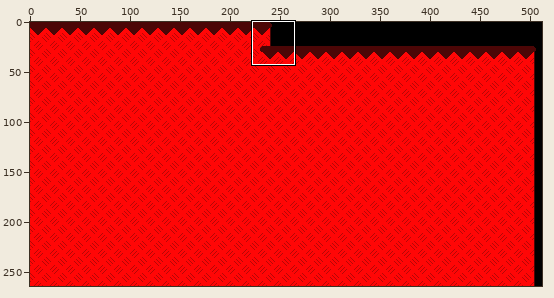
Edited in one commit: sprite sheet (assets/images/Level-1/Main-1/Main/Level-1-Main-1-Main-1.png). The picture above shows the old version from afar; the outline marks the close-up.
Close-up. As it was:
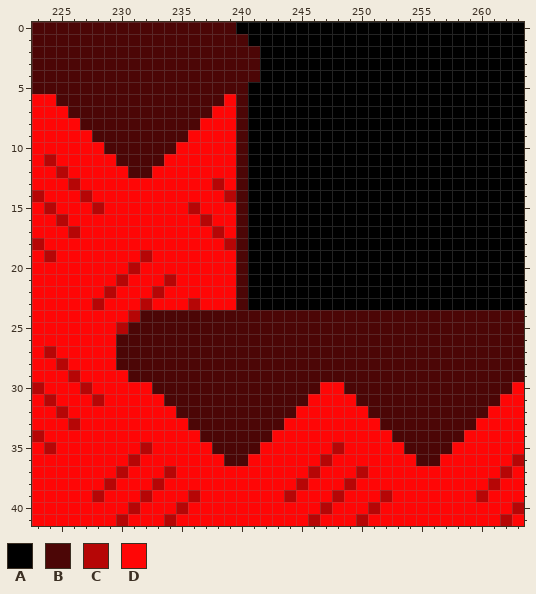
The file is 512x264 pixels. Shown: x 223..263, y 0..41.
Palette (. is transparent): A #000000  B #4c0606  C #b60606  D #ff0606
Pixels before, first column x 223:
 0 BBBBBBBBBBBBBBBBBAAAAAAAAAAAAAAAAAAAAAAAA
 1 BBBBBBBBBBBBBBBBBBAAAAAAAAAAAAAAAAAAAAAAA
 2 BBBBBBBBBBBBBBBBBBBAAAAAAAAAAAAAAAAAAAAAA
 3 BBBBBBBBBBBBBBBBBBBAAAAAAAAAAAAAAAAAAAAAA
 4 BBBBBBBBBBBBBBBBBBBAAAAAAAAAAAAAAAAAAAAAA
 5 BBBBBBBBBBBBBBBBBBAAAAAAAAAAAAAAAAAAAAAAA
 6 DDBBBBBBBBBBBBBBDBAAAAAAAAAAAAAAAAAAAAAAA
 7 DDDBBBBBBBBBBBBDDBAAAAAAAAAAAAAAAAAAAAAAA
 8 DDDDBBBBBBBBBBDDDBAAAAAAAAAAAAAAAAAAAAAAA
 9 DDDDDBBBBBBBBDDDDBAAAAAAAAAAAAAAAAAAAAAAA
10 DDDDDDBBBBBBDDDDDBAAAAAAAAAAAAAAAAAAAAAAA
11 DCDDDDDBBBBDDDDDDBAAAAAAAAAAAAAAAAAAAAAAA
12 DDCDDDDDBBDDDDDDDBAAAAAAAAAAAAAAAAAAAAAAA
13 DDDCDDDDDDDDDDDCDBAAAAAAAAAAAAAAAAAAAAAAA
14 CDDDCDDDDDDDDDDDCBAAAAAAAAAAAAAAAAAAAAAAA
15 DCDDDCDDDDDDDCDDDBAAAAAAAAAAAAAAAAAAAAAAA
16 DDCDDDDDDDDDDDCDDBAAAAAAAAAAAAAAAAAAAAAAA
17 DDDCDDDDDDDDDDDCDBAAAAAAAAAAAAAAAAAAAAAAA
18 CDDDDDDDDDDDDDDDCBAAAAAAAAAAAAAAAAAAAAAAA
19 DCDDDDDDDCDDDDDDDBAAAAAAAAAAAAAAAAAAAAAAA
20 DDDDDDDDCDDDDDDDDBAAAAAAAAAAAAAAAAAAAAAAA
21 DDDDDDDCDDDCDDDDDBAAAAAAAAAAAAAAAAAAAAAAA
22 DDDDDDCDDDCDDDDDDBAAAAAAAAAAAAAAAAAAAAAAA
23 DDDDDCDDDCDDDCDDDBAAAAAAAAAAAAAAAAAAAAAAA
24 DDDDDDDDCBBBBBBBBBBBBBBBBBBBBBBBBBBBBBBBB
25 DDDDDDDCBBBBBBBBBBBBBBBBBBBBBBBBBBBBBBBBB
26 DDDDDDDBBBBBBBBBBBBBBBBBBBBBBBBBBBBBBBBBB
27 DCDDDDDBBBBBBBBBBBBBBBBBBBBBBBBBBBBBBBBBB
28 DDCDDDDBBBBBBBBBBBBBBBBBBBBBBBBBBBBBBBBBB
29 DDDCDDDDBBBBBBBBBBBBBBBBBBBBBBBBBBBBBBBBB
30 CDDDCDDDDDBBBBBBBBBBBBBBDDBBBBBBBBBBBBBBD
31 DCDDDCDDDDDBBBBBBBBBBBBDDDDBBBBBBBBBBBBDD
32 DDCDDDDDDDDDBBBBBBBBBBDDDDDDBBBBBBBBBBDDD
33 DDDCDDDDDDDDDBBBBBBBBDDDDDDDDBBBBBBBBDDDD
34 CDDDDDDDDDDDDDBBBBBBDDDDDDDDDDBBBBBBDDDDD
35 DCDDDDDDDCDDDDDBBBBDDDDDDCDDDDDBBBBDDDDDD
36 DDDDDDDDCDDDDDDDBBDDDDDDCDDDDDDDBBDDDDDDC
37 DDDDDDDCDDDCDDDDDDDDDDDCDDDCDDDDDDDDDDDCD
38 DDDDDDCDDDCDDDDDDDDDDDCDDDCDDDDDDDDDDDCDD
39 DDDDDCDDDCDDDCDDDDDDDCDDDCDDDCDDDDDDDCDDD
40 DDDDDDDDCDDDCDDDDDDDDDDDCDDDCDDDDDDDDDDDC
41 DDDDDDDCDDDCDDDDDDDDDDDCDDDCDDDDDDDDDDDCD
Now the later version:
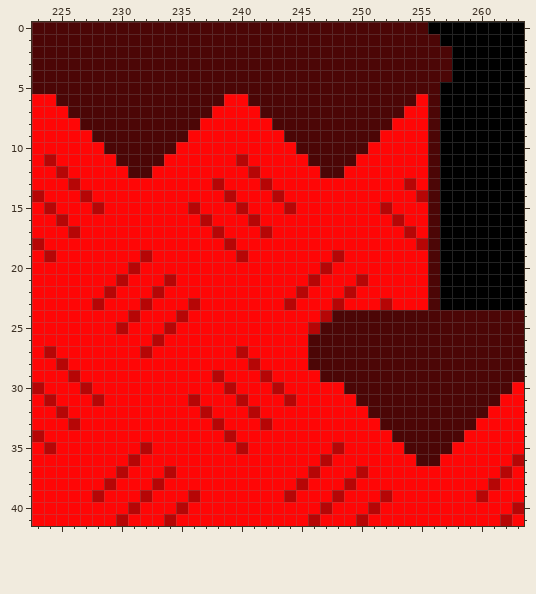
Edits made:
y 0: x 240..255 AAAAAAAAAAAAAAAA -> BBBBBBBBBBBBBBBB
y 1: x 241..256 AAAAAAAAAAAAAAAA -> BBBBBBBBBBBBBBBB
y 2..4: x 242..257 AAAAAAAAAAAAAAAA -> BBBBBBBBBBBBBBBB
y 5: x 241..256 AAAAAAAAAAAAAAAA -> BBBBBBBBBBBBBBBB
y 6: x 240..256 BAAAAAAAAAAAAAAAA -> DBBBBBBBBBBBBBBDB
y 7: x 240..256 BAAAAAAAAAAAAAAAA -> DDBBBBBBBBBBBBDDB
y 8: x 240..256 BAAAAAAAAAAAAAAAA -> DDDBBBBBBBBBBDDDB
y 9: x 240..256 BAAAAAAAAAAAAAAAA -> DDDDBBBBBBBBDDDDB
y 10: x 240..256 BAAAAAAAAAAAAAAAA -> DDDDDBBBBBBDDDDDB
y 11: x 240..256 BAAAAAAAAAAAAAAAA -> CDDDDDBBBBDDDDDDB
y 12: x 240..256 BAAAAAAAAAAAAAAAA -> DCDDDDDBBDDDDDDDB
y 13: x 240..256 BAAAAAAAAAAAAAAAA -> DDCDDDDDDDDDDDCDB
y 14: x 240..256 BAAAAAAAAAAAAAAAA -> DDDCDDDDDDDDDDDCB
y 15: x 240..256 BAAAAAAAAAAAAAAAA -> CDDDCDDDDDDDCDDDB
y 16: x 240..256 BAAAAAAAAAAAAAAAA -> DCDDDDDDDDDDDCDDB
y 17: x 240..256 BAAAAAAAAAAAAAAAA -> DDCDDDDDDDDDDDCDB
y 18: x 240..256 BAAAAAAAAAAAAAAAA -> DDDDDDDDDDDDDDDCB
y 19: x 240..256 BAAAAAAAAAAAAAAAA -> CDDDDDDDCDDDDDDDB
y 20: x 240..256 BAAAAAAAAAAAAAAAA -> DDDDDDDCDDDDDDDDB
y 21: x 240..256 BAAAAAAAAAAAAAAAA -> DDDDDDCDDDCDDDDDB
y 22: x 240..256 BAAAAAAAAAAAAAAAA -> DDDDDCDDDCDDDDDDB
y 23: x 240..256 BAAAAAAAAAAAAAAAA -> DDDDCDDDCDDDCDDDB
y 24: x 232..247 BBBBBBBBBBBBBBBB -> DDDCDDDDDDDDDDDC
y 25: x 231..246 BBBBBBBBBBBBBBBB -> DDDCDDDDDDDDDDDC
y 26: x 230..245 BBBBBBBBBBBBBBBB -> DDDCDDDDDDDDDDDD
y 27: x 230..245 BBBBBBBBBBBBBBBB -> DDCDDDDDDDCDDDDD
y 28: x 230..245 BBBBBBBBBBBBBBBB -> DDDDDDDDDDDCDDDD
y 29: x 231..246 BBBBBBBBBBBBBBBB -> DDDDDDDCDDDCDDDD
y 30: x 233..246 BBBBBBBBBBBBBB -> DDDDDDCDDDCDDD
y 31: x 234..245 BBBBBBBBBBBB -> DDCDDDCDDDCD
y 32: x 235..244 BBBBBBBBBB -> DDCDDDCDDD
y 33: x 236..243 BBBBBBBB -> DDCDDDCD
y 34: x 237..242 BBBBBB -> DDCDDD
y 35: x 238..241 BBBB -> DDCD
y 36: x 239..240 BB -> DD
Changed places in both close-ups, as pixel boxes (x1, y1, x2, y2):
changed: (116, 22, 452, 466)
